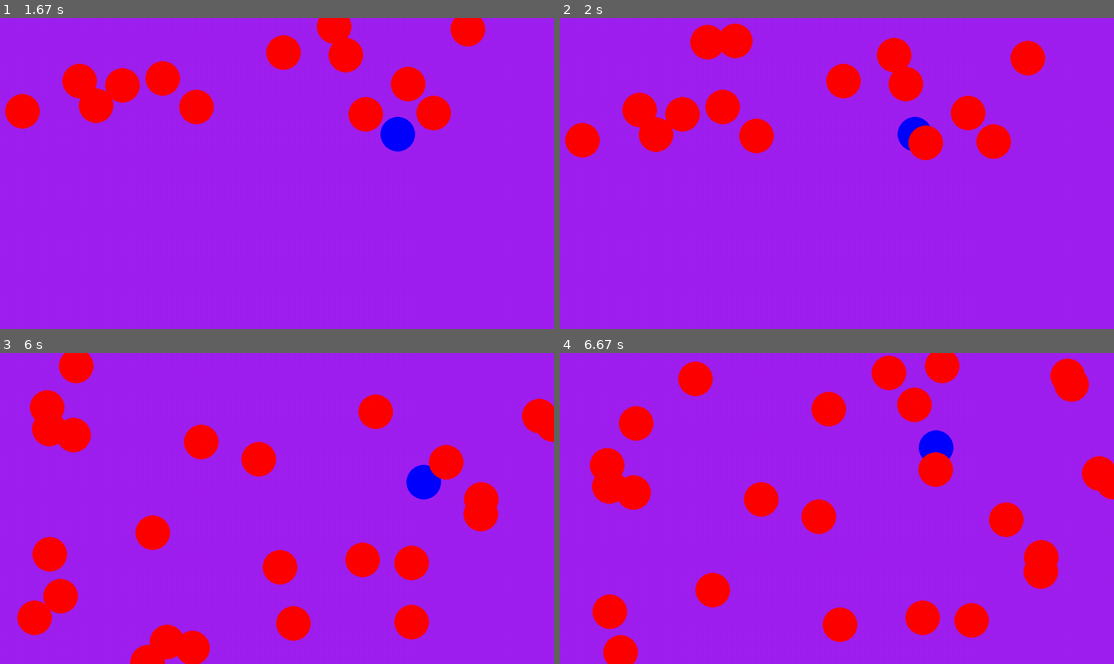
Above: before the commit, frames 1-4 (two rows, left to right).
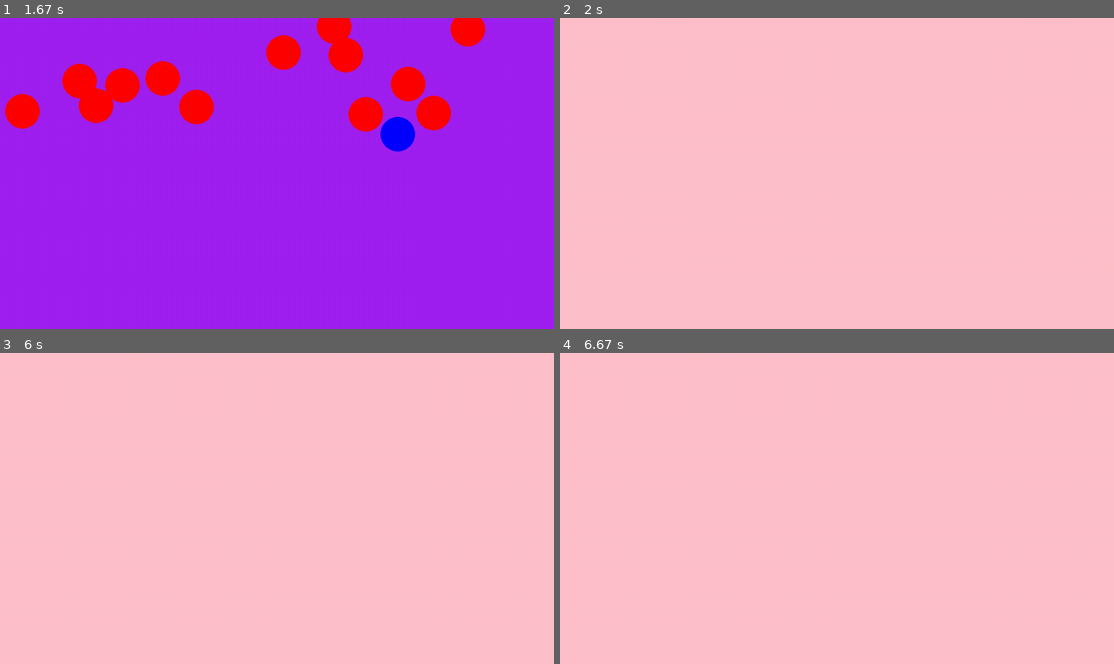
Above: after the commit, the same moments.

Repository: C-Liddell/pygame
Game: pygame game, started from Code/main.py
The game is run twice, just before and just after one commit, with the same random seed, the same clock (stepped at 60 frames per second) and the same inputs.
Inputs:
- Up to frame 1 (1.67 s): hold D 0.33-0.8 s; hold W 0.83-1.13 s; hold D 1.17-1.63 s
- Up to frame 2 (2 s): hold A from 1.67 s (still down)
- Up to frame 3 (6 s): release A at 2.2 s; hold S 2.23-2.53 s; hold D 2.57-2.97 s; hold W 3-3.37 s; hold D 3.4-4.03 s; hold S 4.07-4.43 s; hold A 4.47-4.93 s; hold D 4.97-5.43 s; hold A 5.47-5.77 s; hold W from 5.8 s (still down)
- Up to frame 4 (6.67 s): release W at 6.27 s; hold A from 6.3 s (still down)

Frame 1 is identical in both runs. In frame 2, 100% of the frame differs, in the area x 0-100%, y 0-100%; in frame 3, 100%; in frame 4, 100%.

Commit message:
Added Hit Detection

Diff:
--- a/Code/main.py
+++ b/Code/main.py
@@ -4,6 +4,8 @@
 
 
 pygame.init()
+
+
 screen = pygame.display.set_mode((1280, 720))
 clock = pygame.time.Clock()
 running = True
@@ -16,7 +18,6 @@
 @dataclass
 class spike:
     pos: int
-
 
 spikes = []
 
@@ -46,10 +47,23 @@
         if spike.pos.y > screen.get_height():
             spikes.remove(spike)
 
+
+def hitDetection(player_pos, spikes):
+    player_hitbox = pygame.Rect(player_pos.x - 28, player_pos.y - 28, 56, 56)
+    #pygame.draw.rect(screen, "yellow", player_hitbox)
+    for spike in spikes:
+        spike_hitbox = pygame.Rect(spike.pos.x - 28, spike.pos.y - 28, 56, 56)
+        #pygame.draw.rect(screen, "yellow", spike_hitbox)
+        if pygame.Rect.colliderect(player_hitbox, spike_hitbox):
+            screen.fill("pink")
+
+
 while running:
+
 
     dt = clock.tick(60) / 1000
     screen.fill("purple")
+
 
     for event in pygame.event.get():
         if event.type == pygame.QUIT:
@@ -63,6 +77,8 @@
     playerController(player_pos, dt)
     spikeController(spikes, dt)
 
+    hitDetection(player_pos, spikes)
+
 
     pygame.display.flip()
 
